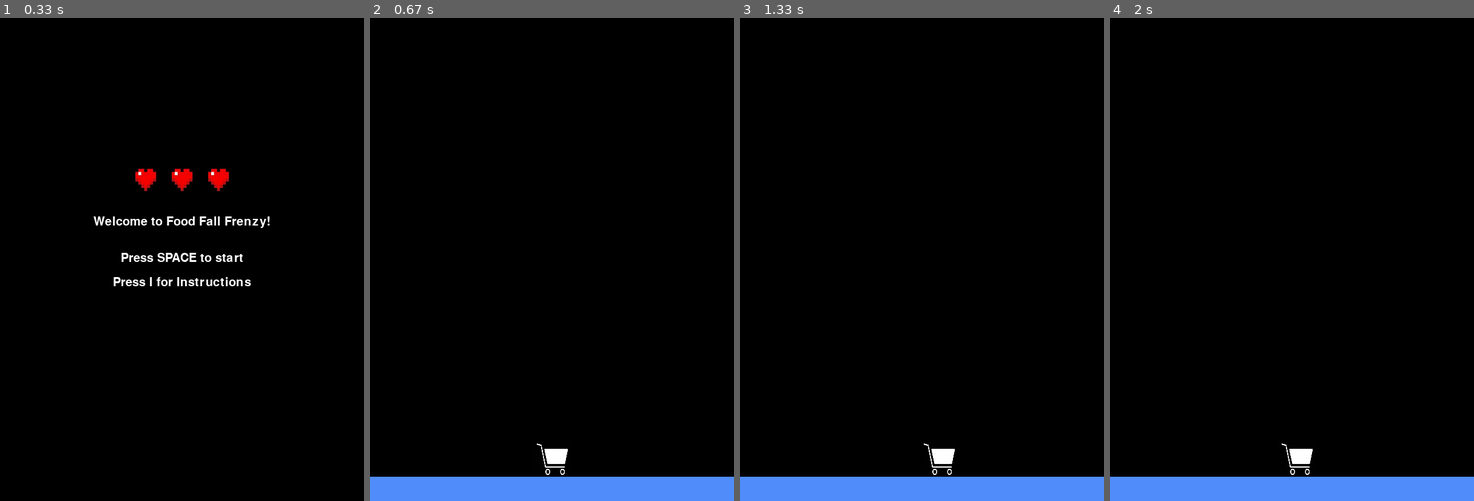
Above: before the commit, frames 1-4 (left to right).
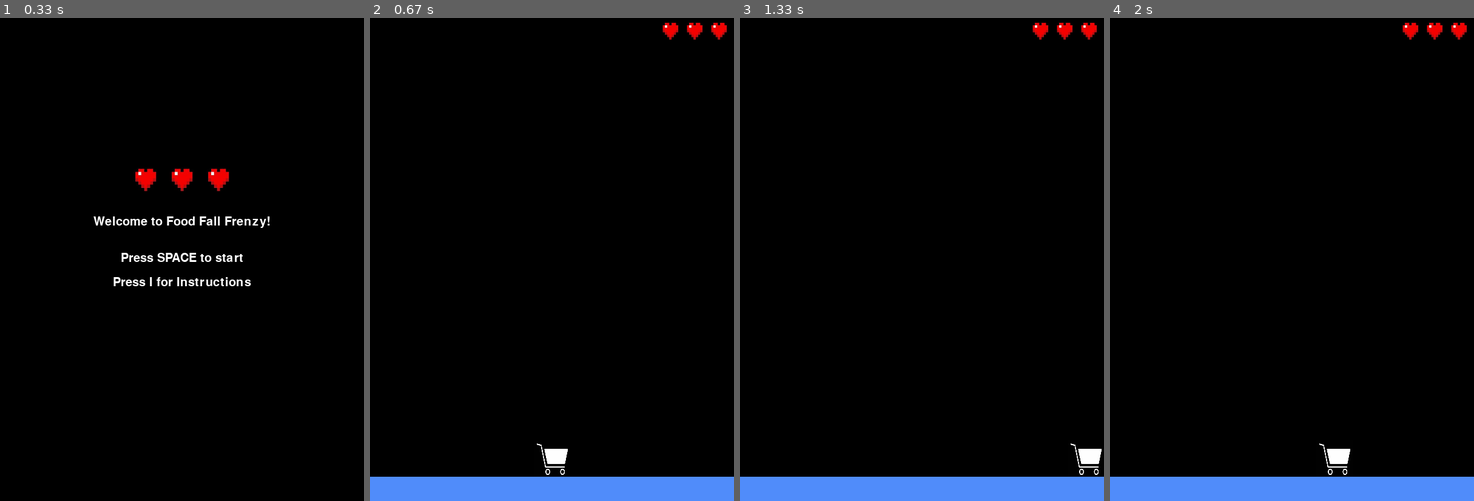
Above: after the commit, the same moments.

Repository: Zelz0/pygame
Game: pygame game, started from Display.py
Same seed, same stepped clock (60 frames per second), same inputs: the game is played once before the commit and once after it.
Inputs:
- Up to frame 1 (0.33 s): no input
- Up to frame 2 (0.67 s): tap Space at 0.33 s
- Up to frame 3 (1.33 s): hold D 0.67-1.13 s; tap Space at 0.73, 1.03 s
- Up to frame 4 (2 s): hold A from 1.67 s (still down); tap Space at 1.73 s

Frame 1 is identical in both runs. In frame 2, 0.3% of the frame differs, in the area x 80-99%, y 0-5%; in frame 3, 0.8%, in the area x 50-100%, y 0-95%; in frame 4, 0.8%.

Commit message:
Added sprites, movement, read/write files, falling objects, and small changes

Diff:
--- a/Display.py
+++ b/Display.py
@@ -6,34 +6,30 @@
 pygame.init()
 pygame.mixer.init()
 
-
 game_screen = pygame.display.set_mode((config.SCREEN_WIDTH, config.SCREEN_HEIGHT))
 pygame.display.set_caption("My Game")
 font = pygame.font.SysFont(None, 30)
 
 Welcome.run_welcome_screen(game_screen, font)
 
-print("Game starts here!")
-
 ground = pygame.Surface((config.GROUND_WIDTH, config.GROUND_HEIGHT))
 clock = pygame.time.Clock()
 
 player = Player()
-
-surface = pygame.Surface((config.SCREEN_WIDTH, config.SCREEN_HEIGHT))
-
-#background = pygame.image.load("BackgroundImageFile").convert()
+lives = config.STARTING_LIVES
+heart_image = pygame.image.load(config.HEART_IMAGE).convert_alpha()
+heart_image = pygame.transform.scale(heart_image, (30, 30))  # Size of each heart
 
 running = True
 while running:
-    game_screen.fill((0,0,0))
-    game_screen.blit(game_screen,(0, 0))
-    ground.fill((80,140,250))
-    game_screen.blit(ground, (0,760))
+    game_screen.fill((0, 0, 0))
+    ground.fill((80, 140, 250))
+    game_screen.blit(ground, (0, 760))
 
     for event in pygame.event.get():
         if event.type == pygame.QUIT:
             running = False
+
         elif event.type == pygame.KEYDOWN:
             if event.key == pygame.K_ESCAPE:
                 running = False
@@ -41,7 +37,14 @@
     keys = pygame.key.get_pressed()
     if player.alive:
         player.move(keys)
+        player.draw(game_screen)
 
-    if player.alive:
-        player.draw(game_screen)
+    for i in range(lives):
+        heart_x = config.SCREEN_WIDTH - (i + 1) * 40
+        heart_y = 10
+        game_screen.blit(heart_image, (heart_x, heart_y))
+
     pygame.display.flip()
+    clock.tick(config.FPS)
+
+pygame.quit()
--- /dev/null
+++ b/ReadWriteFiles/high_scores.txt
@@ -0,0 +1 @@
+High Score: 30
--- /dev/null
+++ b/Sprites.py
@@ -0,0 +1,19 @@
+import pygame
+import random
+import config
+
+
+class Sprite:
+    def __init__(self):
+        self.type = random.choice(["F1", "F2", "F3", "F4", "F5", "F6", "GF", "T1", "T2","T3"])
+        self.speed = config.SPRITE_SPEEDS[self.type]
+        self.sprite = pygame.image.load(random.choice(config.SPRITE_PATHS[self.type])).convert_alpha()
+        self.rect = self.sprite.get_rect()
+        self.rect.topleft = (random.randint(0, config.SCREEN_WIDTH - self.rect.width), 0)
+        #self.spawn_sound = pygame.mixer.Sound(random.choice(config.SPRITE_SPAWN_SOUNDS))
+
+    def fall(self):
+        self.rect.move_ip(0, self.speed)
+
+    def draw(self, surface):
+        surface.blit(self.sprite, self.rect)
--- a/Welcome.py
+++ b/Welcome.py
@@ -15,7 +15,7 @@
         for i in range(3):
             game_screen.blit(heart_image, (heart_x + i * 60, heart_y))
 
-        # Welcome Text
+        # Welcome & Instructions
         title_text = font.render("Welcome to Food Fall Frenzy!", True, config.WHITE)
         start_text = font.render("Press SPACE to start", True, config.WHITE)
         instructions_text = font.render("Press I for Instructions", True, config.WHITE)
@@ -48,18 +48,11 @@
     while viewing:
         game_screen.fill(config.BLACK)
 
-        # Instructions
-        lines = [
-            "How to Play:",
-            "- Use A/D keys to move the cart left/right.",
-            "- Catch food to earn points, avoid trash to stay alive!",
-            "- Golden fruits give extra points!",
-            "- The goal is to earn 25 points without dying.",
-            "Press B to go back."
-        ]
+        with open(config.INSTRUCTIONS_FILE, "r") as file:
+            lines = file.readlines()
 
         for i, line in enumerate(lines):
-            text = font.render(line, True, config.WHITE)
+            text = font.render(line.strip(), True, config.WHITE)
             rect = text.get_rect(center=(config.SCREEN_WIDTH // 2, 200 + i * 40))
             game_screen.blit(text, rect)
 
@@ -69,7 +62,6 @@
             if event.type == pygame.QUIT:
                 pygame.quit()
                 exit()
-
             elif event.type == pygame.KEYDOWN:
                 if event.key == pygame.K_b:
                     viewing = False
--- a/config.py
+++ b/config.py
@@ -10,22 +10,32 @@
 FPS = 60
 
 #  Player Settings
-PLAYER_SPEED = 0.8
+PLAYER_SPEED = 10
 
-# Item Settings
-GOOD_ITEM_IMAGE = "img/good_food.png"
-BAD_ITEM_IMAGE = "img/bad_food.png"
-GOLDEN_FRUIT_IMAGE = "img/golden_fruit.png"
+# Item Speed
+SPRITE_SPEEDS = {"F1": 10,"F2": 11,"F3": 12,"F4": 12, "F5": 10,"F6": 11,"GA": 12,"T1": 12,"T2": 12,"T3": 12}
 
-GOOD_ITEM_SPEED = 4
-BAD_ITEM_SPEED = 5
-GOLDEN_FRUIT_SPEED = 3
+# Item Images
+SPRITE_PATHS = {"F1": ["img/F1.png"],
+                "F2": ["img/F2.png"],
+                "F3": ["img/F3.png"],
+                "F4": ["img/F4.png"],
+                "F5": ["img/F5.png"],
+                "F6": ["img/F6.png"],
+                "GA": ["img/GA.png"],
+                "T1": ["img/T1.png"],
+                "T2": ["img/T2.png"],
+                "T3": ["img/T3.png"]
+                }
 
 ITEM_WIDTH = 40
 ITEM_HEIGHT = 40
 
 # Reading/Writing Files:
-STATE_FILE = "game_state.txt"
+STATE_FILE = "ReadWriteFiles/game_state.txt"
+HIGH_SCORE_FILE = "ReadWriteFiles/high_scores.txt"
+PLAYER_DATA_FILE = "ReadWriteFiles/player_data.txt"
+INSTRUCTIONS_FILE = "ReadWriteFiles/instructions.txt"
 
 # ----- Heart/Lives -----
 STARTING_LIVES = 3
@@ -33,7 +43,7 @@
 
 # ----- Score -----
 SCORE_FONT = "freesansbold.ttf"
-SCORE_TO_WIN = 20
+SCORE_TO_WIN = 25
 SCORE_COLOR = (255, 255, 255)
 
 # ----- Colors -----
@@ -49,5 +59,3 @@
 SOUND_BAD_CATCH = "audio/play_bad_catch.wav.wav"
 SOUND_GOLDEN_FRUIT = "audio/play_golden_fruit.wav.wav"
 SOUND_GAME_OVER = "audio/play_game_over.wav.wav"
-
-SAVE_FILE_PATH = "data/save_data.txt"  # for score saving
--- a/player.py
+++ b/player.py
@@ -1,7 +1,6 @@
 import pygame
 import config
 
-#There's a # in front of some lines so we can update them with the correct image file, then remove the #
 class Player:
     def __init__(self):
         self.image = pygame.image.load("img/ShoppingCart.png").convert_alpha()
Not shown, added: ReadWriteFiles/instructions.txt
Empty file added: ReadWriteFiles/player_data.txt
Binary file added: img/F1.png
Binary file added: img/F2.png
Binary file added: img/F3.png
Binary file added: img/F4.png
Binary file added: img/F5.png
Binary file added: img/F6.png
Binary file added: img/GA.png
Binary file added: img/T1.png
Binary file added: img/T2.png
Binary file added: img/T3.png
